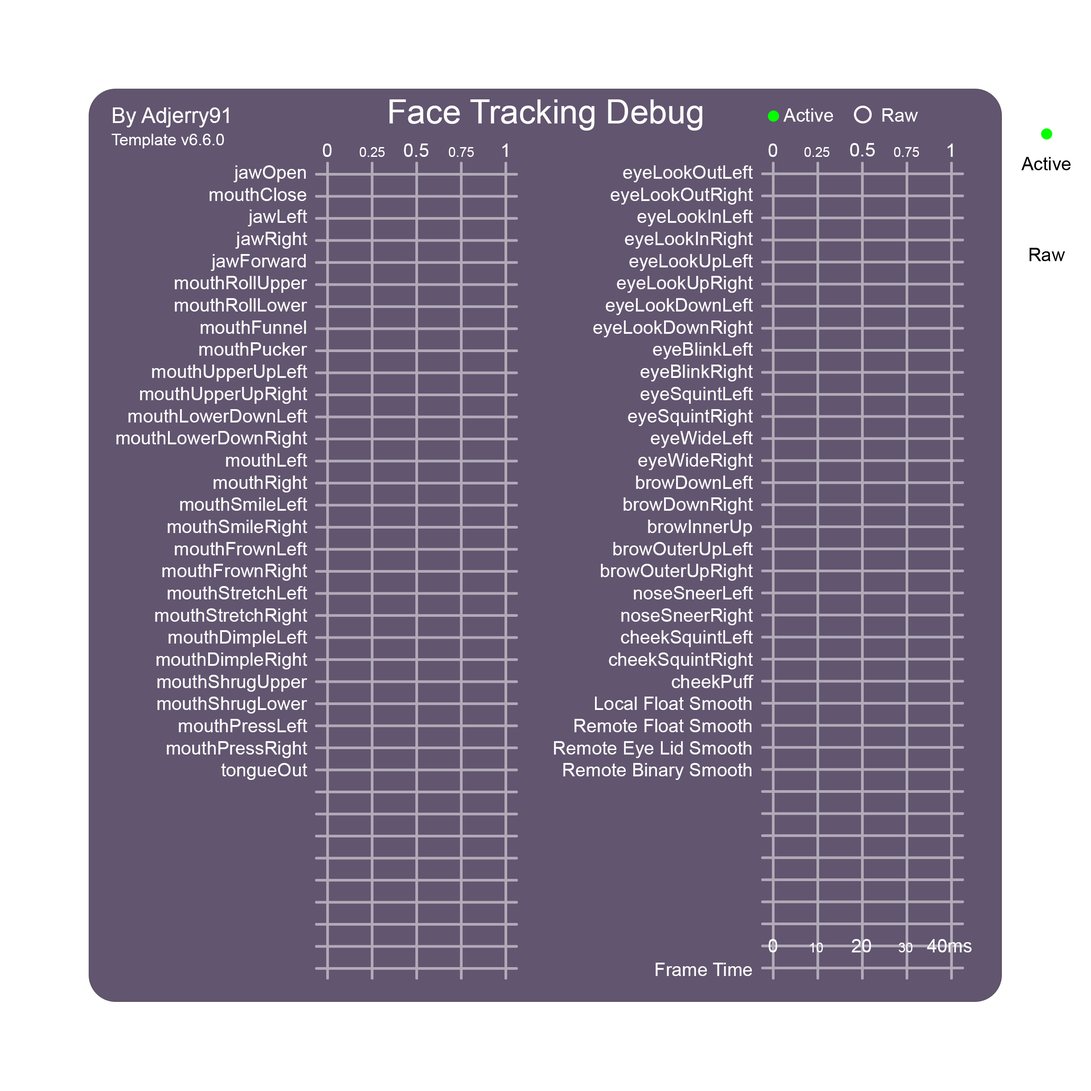
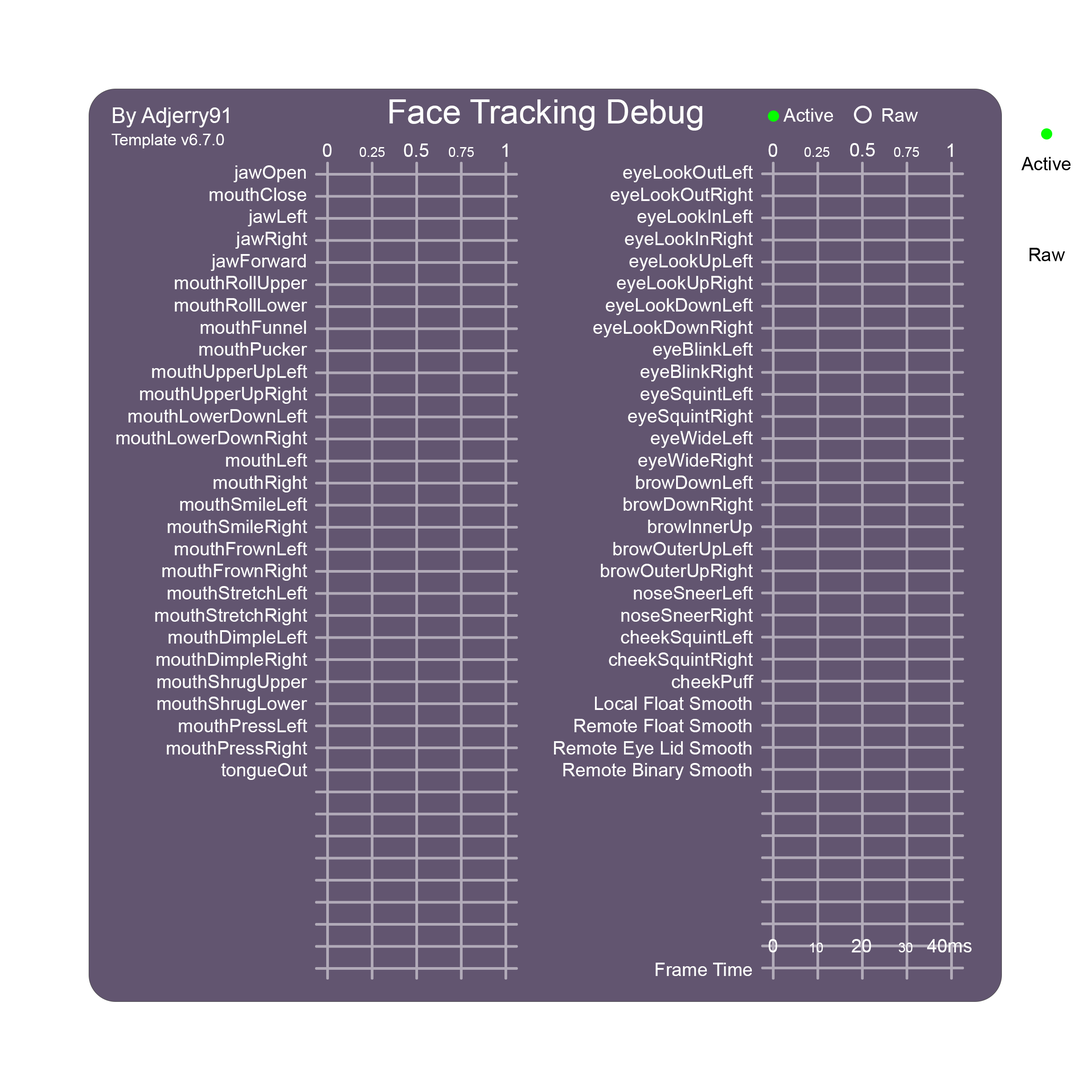
The second 1091×1091 image is a revision of the first. Changes to its layers:
painted on "Template Version" over [202, 133, 211, 146]
